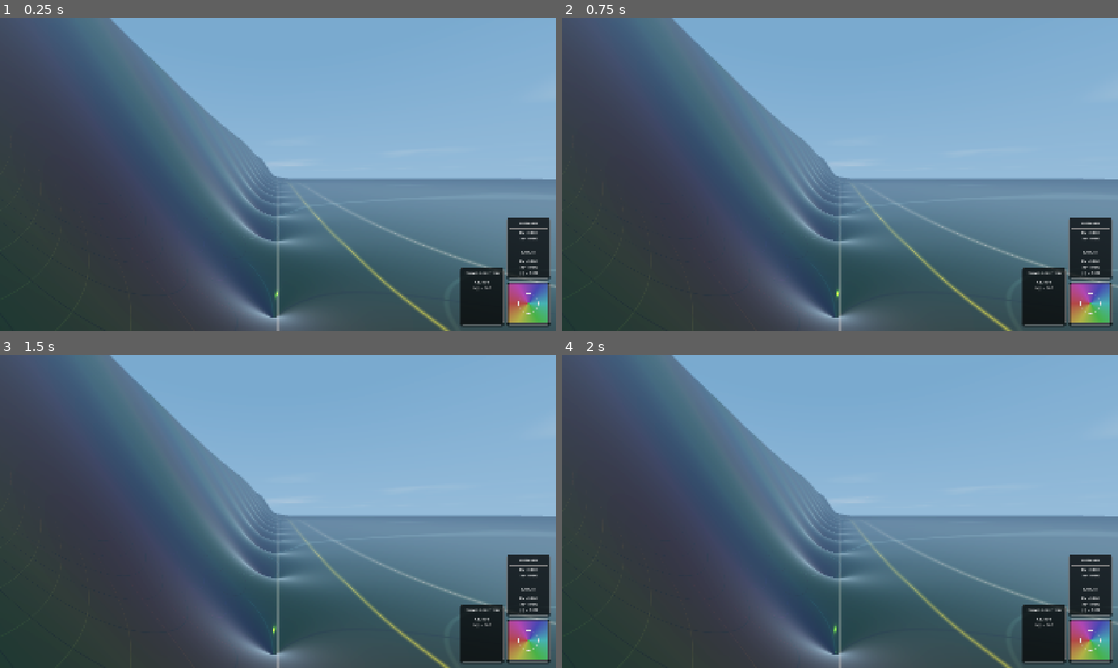
Above: before the commit, frames 1-4 (two rows, left to right).
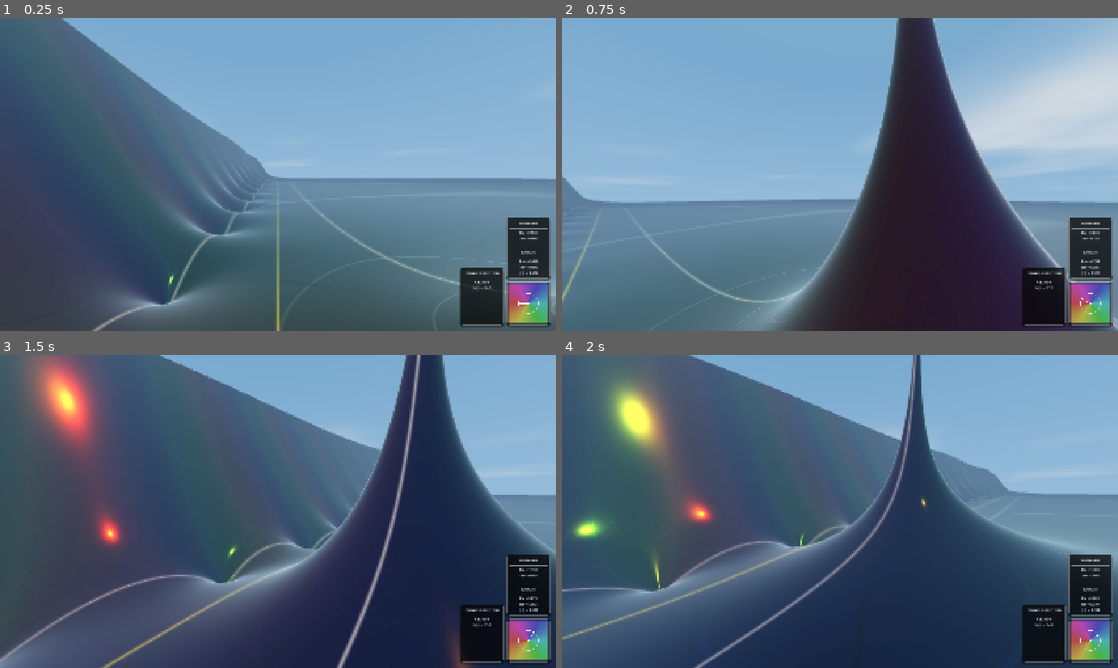
Above: after the commit, the same moments.

Repository: allanino/complex-functions-explorer
Game: Godot game, scene res://scenes/main.tscn
Same seed, same stepped clock (60 frames per second), same inputs: the game is played once before the commit and once after it.
Inputs (mouse positions are in pixels of both pictures, inside the frame that each line leads up to):
- Up to frame 1 (0.25 s): no input
- Up to frame 2 (0.75 s): tap Enter at 0.5 s; move the mouse to (962, 158) at 0.52 s; hold D (move_right) from 0.53 s (still down); tap G at 0.6 s; click (962, 158) at 0.67 s
- Up to frame 3 (1.5 s): tap Space at 0.77 s; move the mouse to (166, 527) at 1.27 s; release D (move_right) at 1.28 s; hold S (move_backward) from 1.28 s (still down); tap N at 1.35 s
- Up to frame 4 (2 s): keep holding S (move_backward); tap Space at 1.52 s

The runs differ from the first frame. In frame 1, 20% of the frame differs, in the area x 0-100%, y 0-100%; in frame 2, 75%; in frame 3, 62%; in frame 4, 64%.
Error before the commit: Parse Error: Identifier "hud_node" not declared in the current scope. (res://player/player_controller.gd:126)

Commit message:
fix: remove HUD menu check from player controller

Diff:
--- a/player/player_controller.gd
+++ b/player/player_controller.gd
@@ -122,8 +122,6 @@
 func _physics_process(delta):
 	var is_detached = false
 	if main_ui and main_ui.detach_overlay and main_ui.detach_overlay.visible:
-		is_detached = true
-	if hud_node and hud_node.menu_overlay and hud_node.menu_overlay.visible:
 		is_detached = true
 
 	if is_detached:
